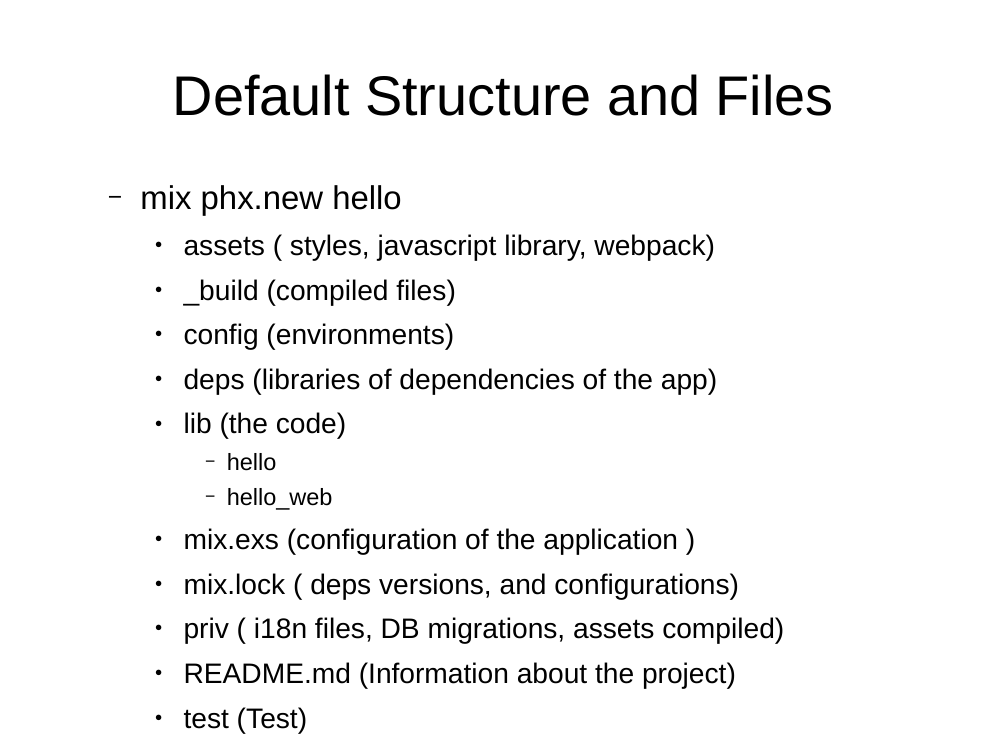
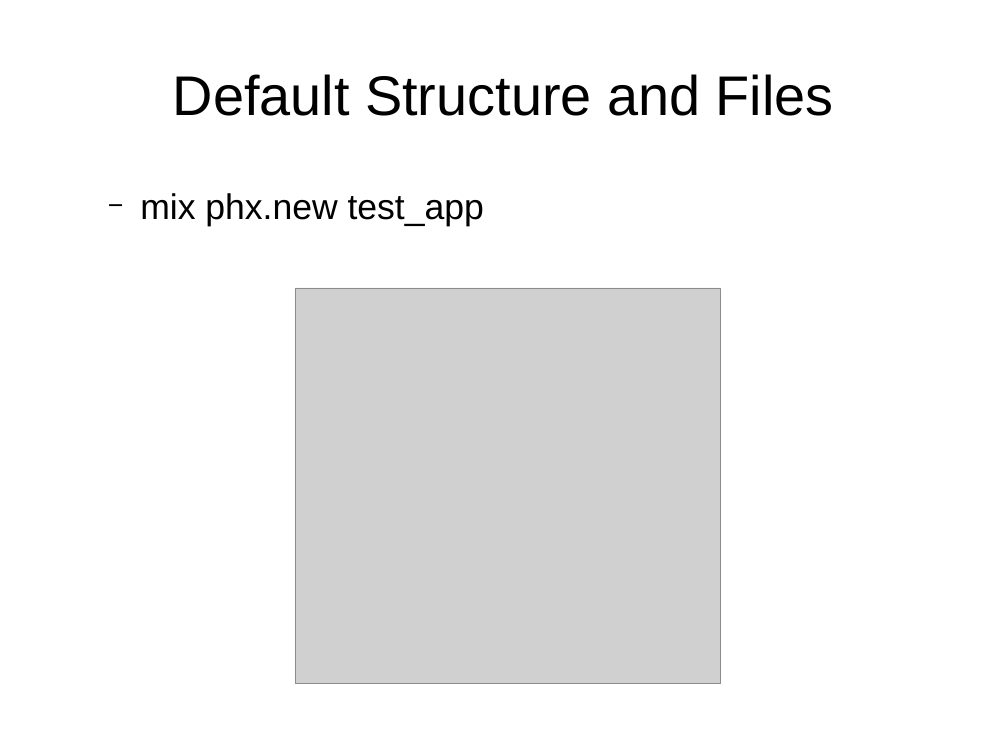
Before and after one commit to ramortegui/talks, a slide deck: slide 23 of odps/working_with_phoenix.odp (slide 18 before the commit). Drawn at 1008x756 pixels with LibreOffice and Linux fonts; fonts in the diff are those of the drawing; grey boxes stand for pictures. Boxes give left, top, right and bottom in pixels: in the first picture for what was removed or moved away, otherwise in the second. Text is boxed around its words. In the diff, an @@ line names an element or a change of style, - is before the commit and + after.

```diff
--- a/odps/working_with_phoenix.odp
+++ b/odps/working_with_phoenix.odp
@@ text at (x1=140, y1=193, x2=484, y2=226): text changed; size 22.2 to 28 pt @@
-  − mix phx.new hello
-    ● assets ( styles, javascript library, webpack)
-    ● _build (compiled files)
-    ● config (environments)
-    ● deps (libraries of dependencies of the app)
-    ● lib (the code)
-      − hello
-      − hello_web
-    ● mix.exs (configuration of the application )
-    ● mix.lock ( deps versions, and configurations)
-    ● priv ( i18n files, DB migrations, assets compiled)
-    ● README.md (Information about the project)
-    ● test (Test)
+  − mix phx.new test_app
@@ picture added at (x1=295, y1=288, x2=720, y2=684) @@
```
Also in this commit, not shown: 27 other slides changed, 9 slides added, 10 other files.
